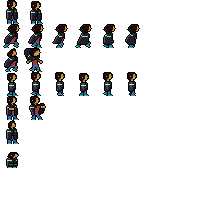
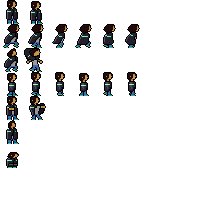
Comparing the layer stacks of the two 200x200 images. Changes:
painted on "Run-6" over [128, 27, 136, 39]
painted on "Run-5" over [104, 27, 112, 31]
painted on "Run-4" over [81, 28, 88, 33]
painted on "Run-3" over [57, 28, 64, 42]
painted on "Run-2" over [33, 27, 41, 42]
painted on "Run-1" over [9, 27, 17, 42]
painted on "Jump-1" over [11, 61, 16, 66]
painted on "Fall-1" over [32, 52, 38, 65]
painted on "shoot-2" over [35, 106, 40, 114]
